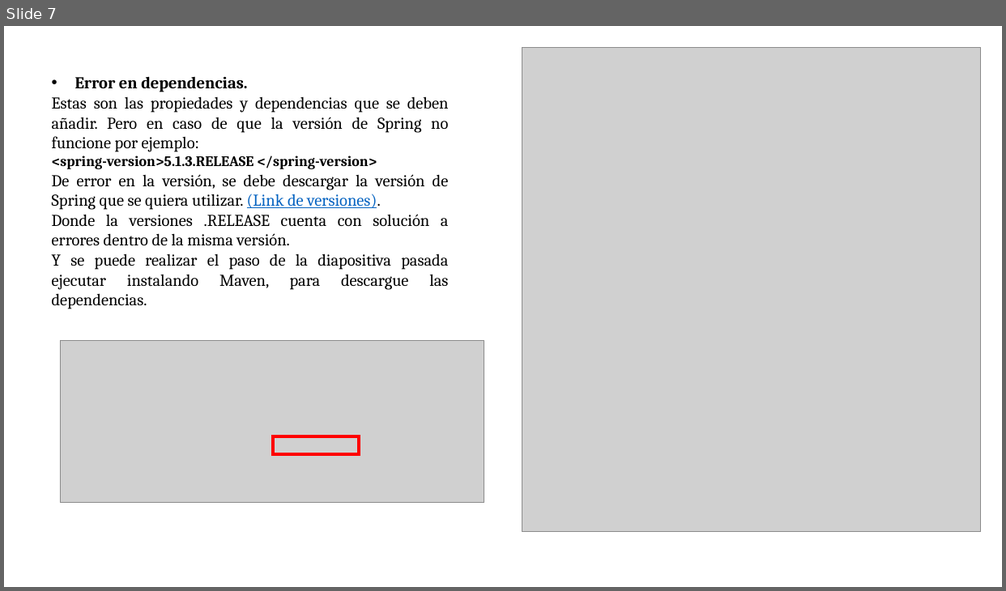
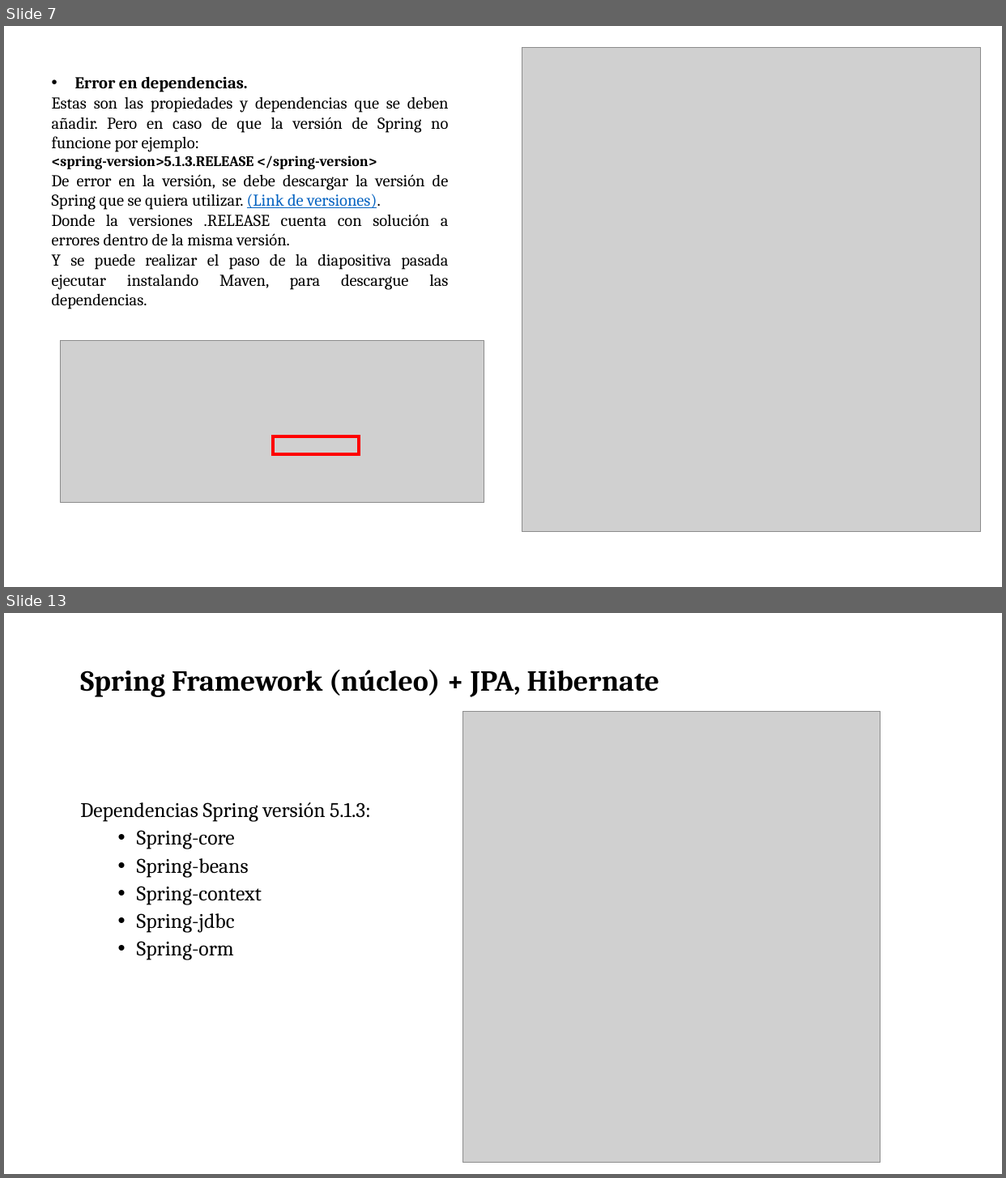
Before and after one commit to soycperez/persistencia-spring-framework, a slide deck: Persistencia con JDBC.pptx. Shown one above the other, each under a label of ours: slide 7 before the commit, slides 7 and 13 after it; the slides between them are not shown. The pictures are 1006x591 and 1006x1178 pixels, drawn with LibreOffice and Linux fonts; fonts in the diff are those of the drawing; grey boxes stand for pictures; background and template pictures are left out. Boxes give left, top, right and bottom in pixels: in the first picture for what was removed or moved away, otherwise in the second. Text is boxed around its words. In the diff, an @@ line names an element or a change of style, - is before the commit and + after.

Commit message:
Conexión de Hibernate con la base de datos con anotaciones

```diff
--- a/Persistencia con JDBC.pptx
+++ b/Persistencia con JDBC.pptx
@@ slide 13 added at bbox=[4, 613, 1002, 1174], background picture (left out) @@
@@ title added at bbox=[80, 670, 659, 697], 28 pt, text #000000, bold @@
+Spring Framework (núcleo) + JPA, Hibernate
@@ picture added at bbox=[463, 711, 880, 1162] @@
@@ text added at bbox=[80, 803, 371, 960], 20 pt, text #000000 @@
+Dependencias Spring versión 5.1.3:
+  • Spring-core
+  • Spring-beans
+  • Spring-context
+  • Spring-jdbc
+  • Spring-orm
```
Also in this commit, not shown: 2 slides changed, 5 other slides added, 2 slides removed, 10 other files.
